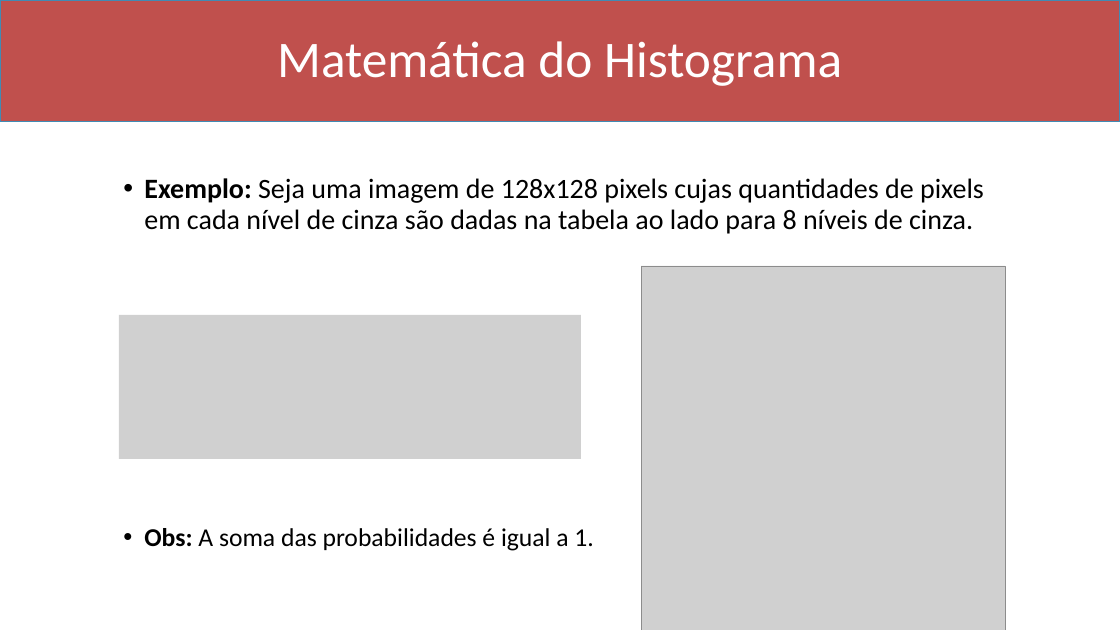
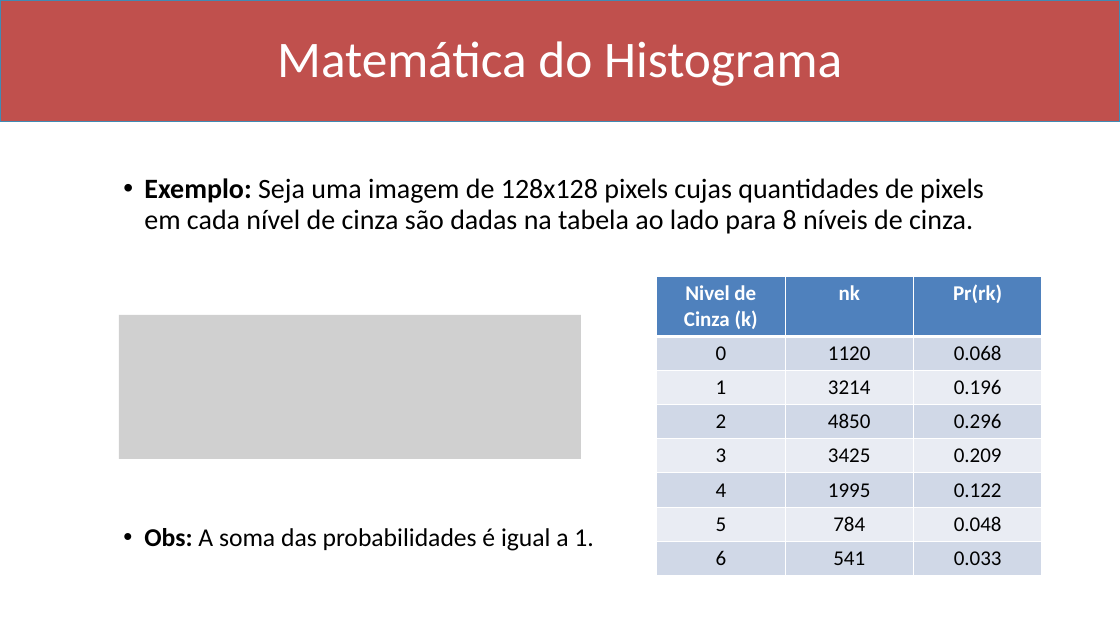
Before and after one commit to Marcio-Salmazo/Aulas, a slide deck: slide 10 of UNIUBE-PDI/Slides/04 - Histograma e Equalizacao.pptx. Drawn at 1120x630 pixels with LibreOffice and Linux fonts; fonts in the diff are those of the drawing; grey boxes stand for pictures. Boxes give left, top, right and bottom in pixels: in the first picture for what was removed or moved away, otherwise in the second. Text is boxed around its words. In the diff, an @@ line names an element or a change of style, - is before the commit and + after.

```diff
--- a/UNIUBE-PDI/Slides/04 - Histograma e Equalizacao.pptx
+++ b/UNIUBE-PDI/Slides/04 - Histograma e Equalizacao.pptx
@@ picture removed at (641,266,1005,630) @@
@@ table added at (657,276,1043,575), 8 rows, 3 columns @@
+Nivel de Cinza (k) | nk | Pr(rk)
+0 | 1120 | 0.068
+1 | 3214 | 0.196
+2 | 4850 | 0.296
+3 | 3425 | 0.209
+4 | 1995 | 0.122
+5 | 784 | 0.048
+6 | 541 | 0.033
```
Also in this commit, not shown: 2 other files.
